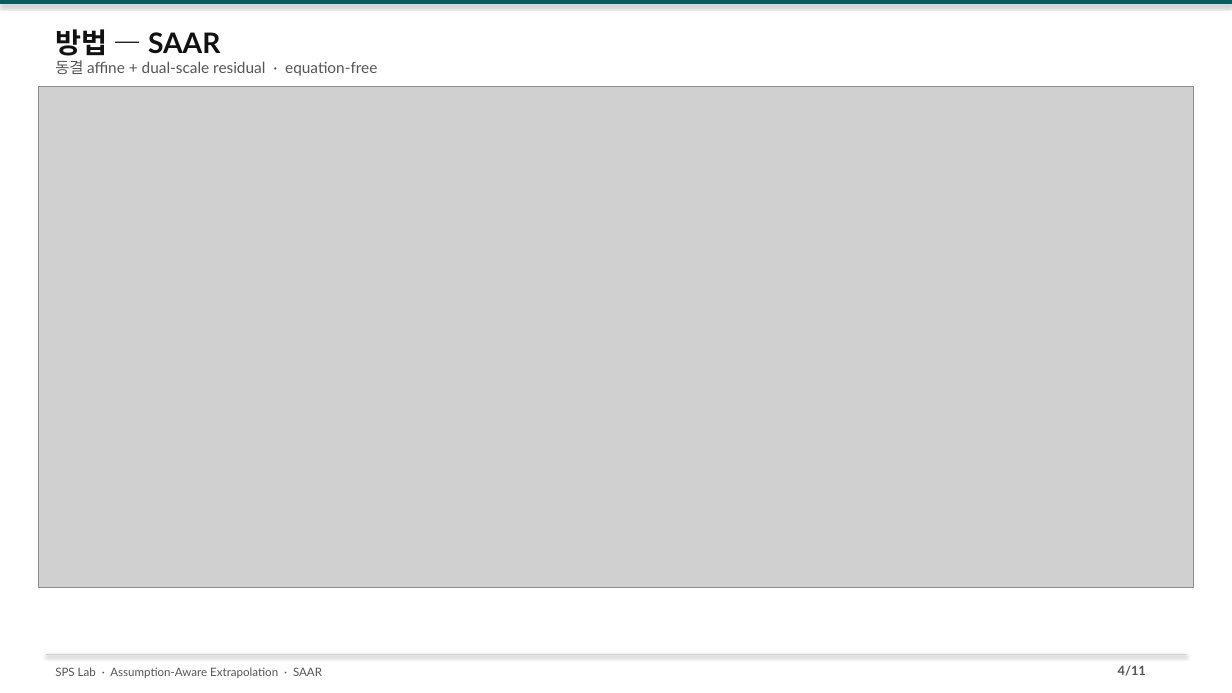
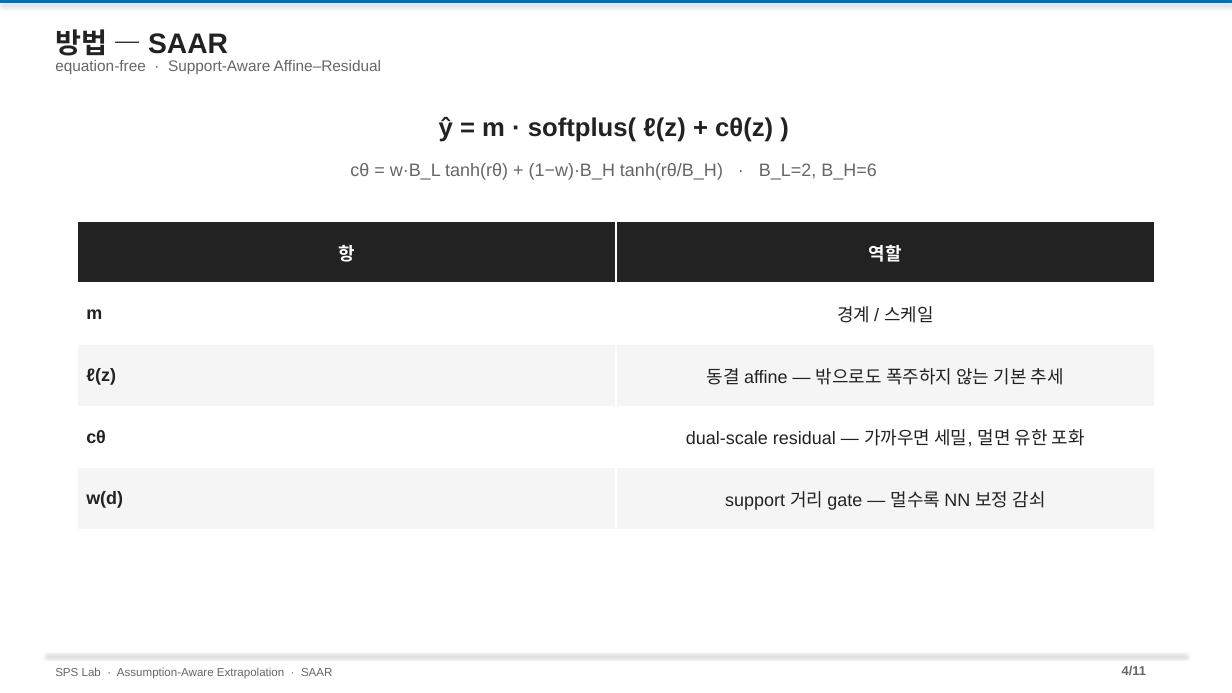
Before and after one commit to amumujs-create/pp_pae_total, a slide deck: slide 4 of output/PP_Research_Detailed_v2.pptx. Drawn at 1232x693 pixels with LibreOffice and Linux fonts; fonts in the diff are those of the drawing; grey boxes stand for pictures. Boxes give left, top, right and bottom in pixels: in the first picture for what was removed or moved away, otherwise in the second. Text is boxed around its words. In the diff, an @@ line names an element or a change of style, - is before the commit and + after.

```diff
--- a/output/PP_Research_Detailed_v2.pptx
+++ b/output/PP_Research_Detailed_v2.pptx
@@ rectangle at (0, 0, 1232, 3): fill #0A5C5C to #0072B2 @@
@@ text "방법 — SAAR" at (55, 29, 228, 61): font Lato to Arial, text colour #111111 to #222222 @@
@@ picture removed at (39, 87, 1194, 588) @@
@@ text at (55, 60, 381, 74): text changed; font Lato to Arial; text colour #555555 to #666666 @@
-동결 affine + dual-scale residual · equation-free
+equation-free · Support-Aware Affine–Residual
@@ text added at (439, 117, 773, 142), 20 pt, text #222222, bold @@
+ŷ = m · softplus( ℓ(z) + cθ(z) )
@@ text added at (350, 163, 876, 180), 14 pt, text #666666 @@
+cθ = w·B_L tanh(rθ) + (1−w)·B_H tanh(rθ/B_H) · B_L=2, B_H=6
@@ table added at (77, 222, 1154, 530), 5 rows, 2 columns @@
+항 | 역할
+m | 경계 / 스케일
+ℓ(z) | 동결 affine — 밖으로도 폭주하지 않는 기본 추세
+cθ | dual-scale residual — 가까우면 세밀, 멀면 유한 포화
+w(d) | support 거리 gate — 멀수록 NN 보정 감쇠
@@ line (46, 654) - (1186, 654): stroke #D0D0D0 0.75 pt to #E8E8E8 0.75 pt @@
@@ text "4/11" at (1122, 665, 1146, 676): font Lato to Arial, text colour #555555 to #666666 @@
@@ text "SPS Lab · Assumption-Aware Extrapolation ..." at (55, 667, 332, 679): font Lato to Arial, text colour #555555 to #666666 @@
```
Also in this commit, not shown: 10 other slides changed, 17 other files.
